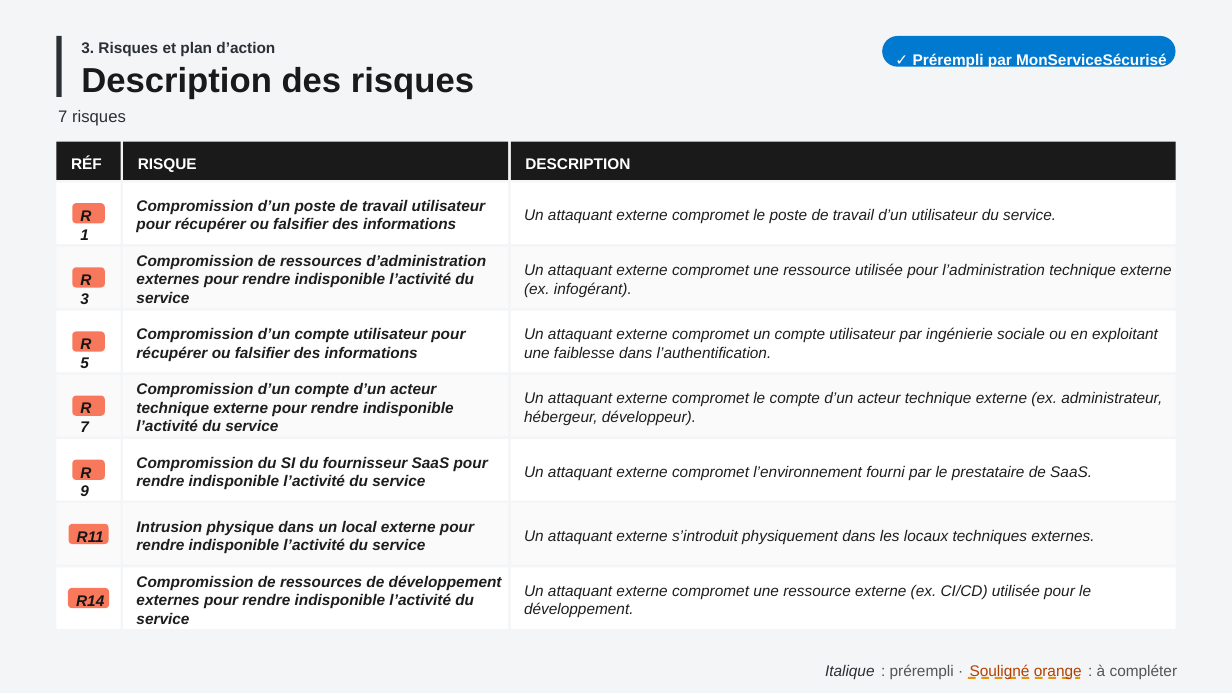
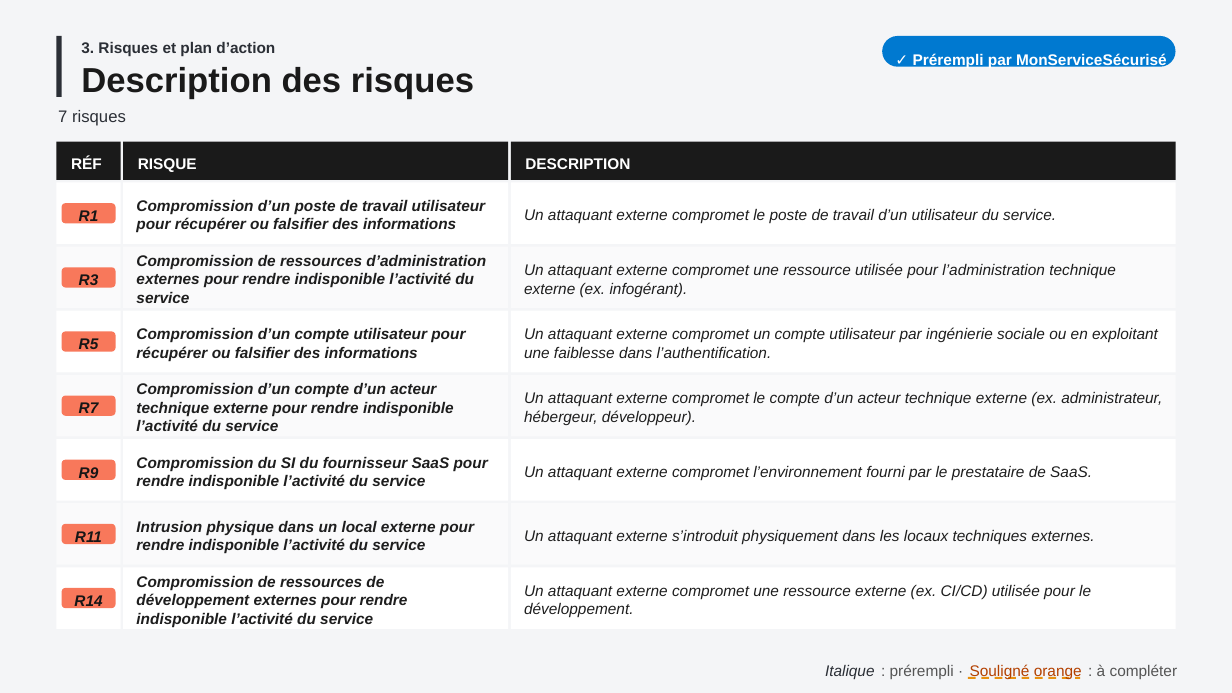
Before and after one commit to betagouv/mon-service-securise, a slide deck: slide 15 of src/vuesPowerpoint/supportCommissionHomologation.pptx. Drawn at 1232x693 pixels with LibreOffice and Linux fonts; fonts in the diff are those of the drawing. Boxes give left, top, right and bottom in pixels: in the first picture for what was removed or moved away, otherwise in the second. Text is boxed around its words. In the diff, an @@ line names an element or a change of style, - is before the commit and + after.

Commit message:
[PPTX] Ajuste la hauteur des lignes de la description des risques à leur texte

```diff
--- a/src/vuesPowerpoint/supportCommissionHomologation.pptx
+++ b/src/vuesPowerpoint/supportCommissionHomologation.pptx
@@ rounded rectangle resized from (x1=72, y1=203, x2=105, y2=224) to (x1=62, y1=203, x2=116, y2=224) @@
@@ rounded rectangle resized from (x1=72, y1=267, x2=105, y2=288) to (x1=62, y1=267, x2=116, y2=288) @@
@@ text "Un attaquant externe compromet une ..." rewrapped from (x1=524, y1=263, x2=1171, y2=297) to (x1=524, y1=263, x2=1116, y2=297) @@
@@ rounded rectangle resized from (x1=72, y1=331, x2=105, y2=352) to (x1=62, y1=331, x2=116, y2=352) @@
@@ rounded rectangle resized from (x1=72, y1=395, x2=105, y2=416) to (x1=62, y1=395, x2=116, y2=416) @@
@@ rounded rectangle resized from (x1=72, y1=460, x2=105, y2=480) to (x1=62, y1=460, x2=116, y2=480) @@
@@ alignment left to centre in 7 elements at (x1=74, y1=595, x2=102, y2=609), (x1=75, y1=531, x2=102, y2=545), (x1=79, y1=210, x2=99, y2=225), (x1=79, y1=274, x2=99, y2=289), (x1=79, y1=338, x2=99, y2=353), (x1=79, y1=402, x2=99, y2=417), (x1=79, y1=467, x2=99, y2=481) @@
@@ rounded rectangle resized from (x1=68, y1=524, x2=108, y2=544) to (x1=62, y1=524, x2=116, y2=544) @@
@@ rounded rectangle resized from (x1=68, y1=588, x2=109, y2=608) to (x1=62, y1=588, x2=116, y2=608) @@
@@ text "Compromission de ressources de développement ..." rewrapped from (x1=136, y1=575, x2=502, y2=624) to (x1=136, y1=576, x2=408, y2=627) @@
```
Also in this commit, not shown: 2 other files.
